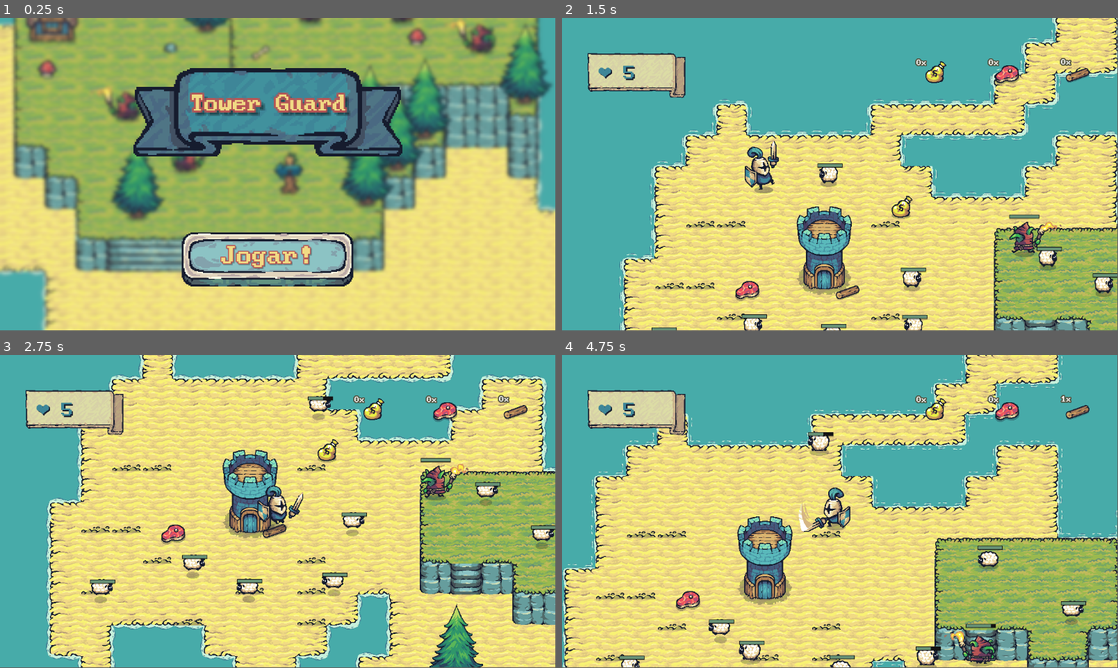
Above: before the commit, frames 1-4 (two rows, left to right).
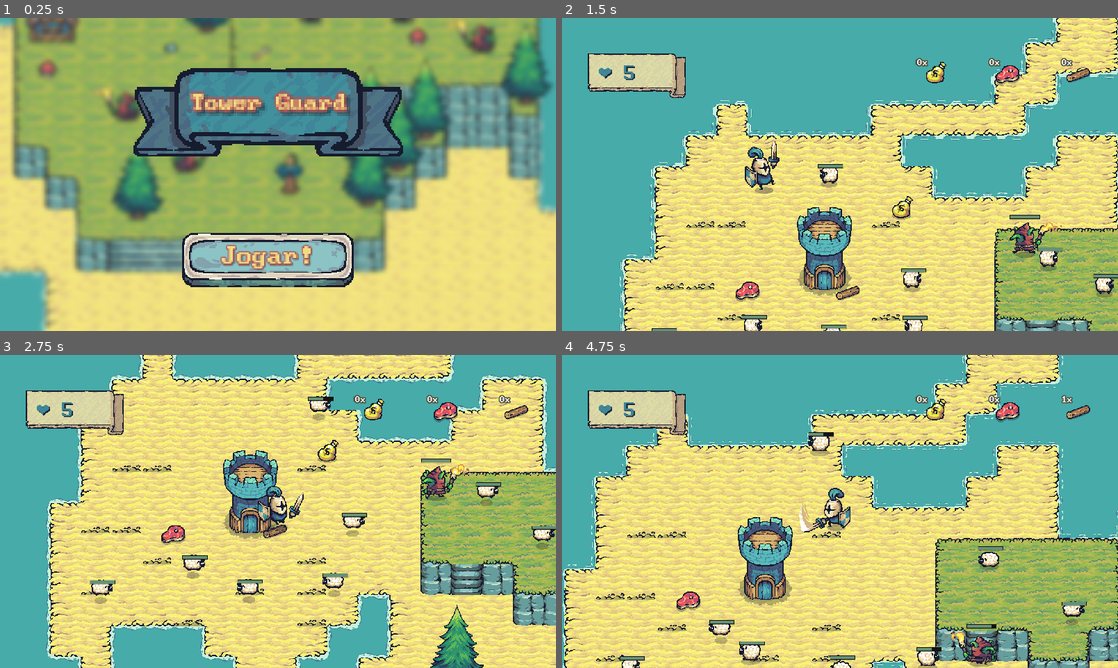
Above: after the commit, the same moments.

Repository: fenath/tower-guard
Game: Godot game, scene res://scenes/main_menu.tscn
The game is run twice, just before and just after one commit, with the same random seed, the same clock (stepped at 60 frames per second) and the same inputs.
Inputs:
- Up to frame 1 (0.25 s): no input
- Up to frame 2 (1.5 s): click "Jogar!" at 0.5 s; hold Right (ui_right) from 1.28 s (still down); hold Z (attack) from 1.28 s (still down)
- Up to frame 3 (2.75 s): release Right (ui_right) at 2.03 s; release Z (attack) at 2.03 s; hold Down (ui_down) from 2.03 s (still down); tap Z (attack) at 2.1 s
- Up to frame 4 (4.75 s): release Down (ui_down) at 2.78 s; hold Right (ui_right) 2.78-3.53 s; hold Z (attack) 2.78-3.53 s; hold Up (ui_up) 3.53-4.28 s; tap Z (attack) at 3.6 s; hold Left (ui_left) from 4.28 s (still down); hold Z (attack) from 4.28 s (still down)
In our replay, the window is 799x449 before the commit and 800x450 after it. These sizes can differ from the game's own. Grey fills any space a smaller window leaves; there, only what the larger window draws over its background counts as a difference.

The runs differ from the first frame. In frame 1, 3.9% of the frame differs, in the area x 0-100%, y 0-100%; in frame 2, 13%; in frame 3, 16%, in the area x 4-100%, y 0-100%; in frame 4, 15%.

Commit message:
add pointer and view port settings

Diff:
--- a/project.godot
+++ b/project.godot
@@ -14,6 +14,12 @@
 run/main_scene="res://scenes/main_menu.tscn"
 config/features=PackedStringArray("4.3", "GL Compatibility")
 config/icon="res://icon-tower-guard.svg"
+
+[display]
+
+window/stretch/mode="canvas_items"
+mouse_cursor/custom_image="res://assets/UI/Pointers/01.png"
+mouse_cursor/custom_image_hotspot=Vector2(16, 16)
 
 [global_group]
 
